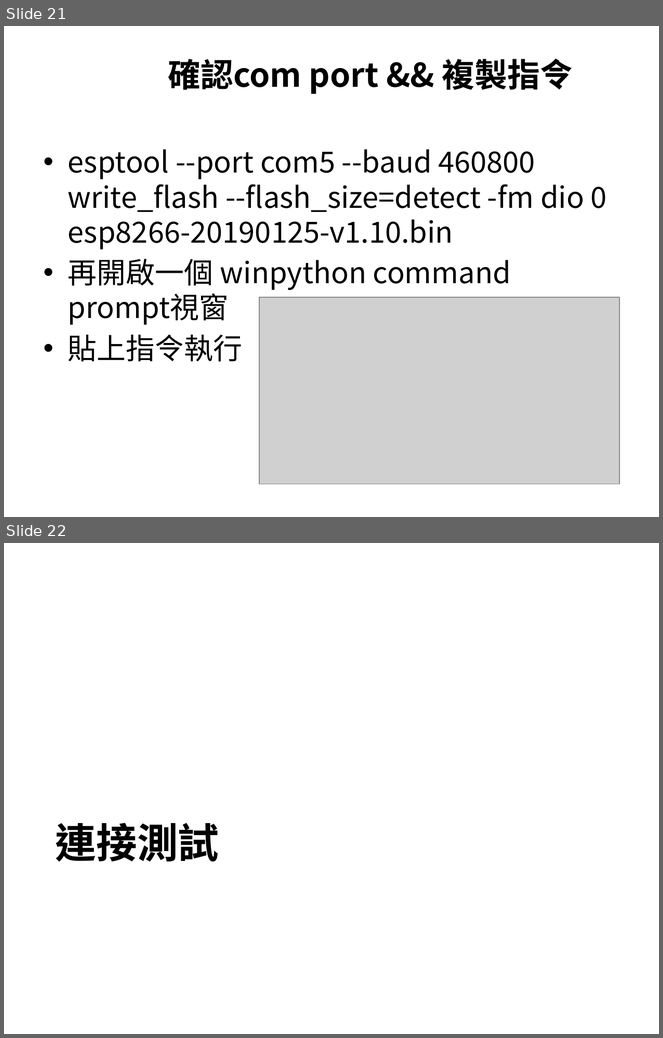
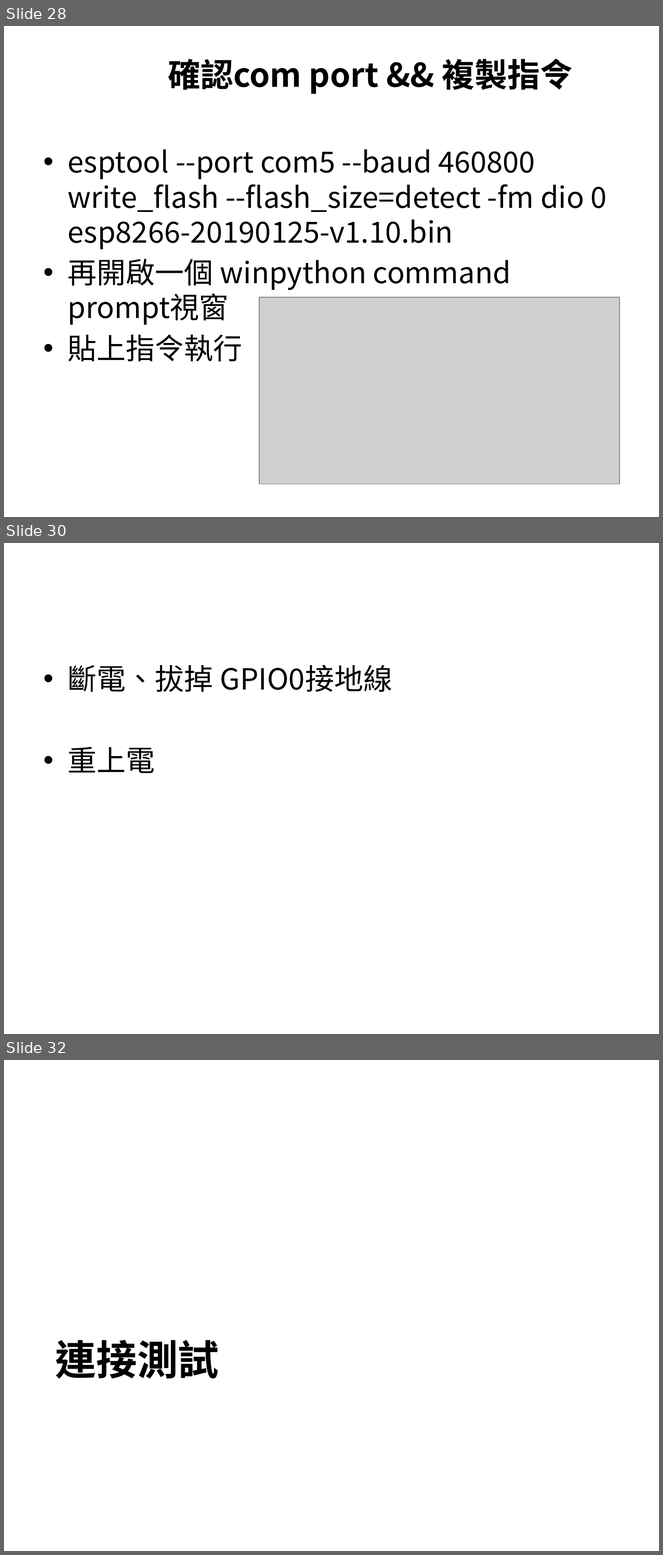
Before and after one commit to jumbokh/micropython_class, a slide deck: Micropython_20200613.pptx. Shown one above the other, each under a label of ours: slides 21 and 22 before the commit, slides 28, 30 and 32 after it; the slides between them are not shown. The pictures are 663x1038 and 663x1555 pixels, drawn with LibreOffice and Linux fonts; fonts in the diff are those of the drawing; grey boxes stand for pictures; background and template pictures are left out. Boxes give left, top, right and bottom in pixels: in the first picture for what was removed or moved away, otherwise in the second. Text is boxed around its words. In the diff, an @@ line names an element or a change of style, - is before the commit and + after.

```diff
--- a/Micropython_20200613.pptx
+++ b/Micropython_20200613.pptx
@@ slide 30 added at (4, 543, 659, 1034), background #FFFFFF @@
@@ text added at (68, 665, 392, 773), 32 pt, text #000000 @@
+• 斷電、拔掉 GPIO0接地線
+• 重上電
@@ what was slide 21 is now slide 28 @@
@@ what was slide 22 is now slide 32 @@
```
Also in this commit, not shown: 1 slide changed, 12 other slides added, 3 slides removed, 1 other file.
